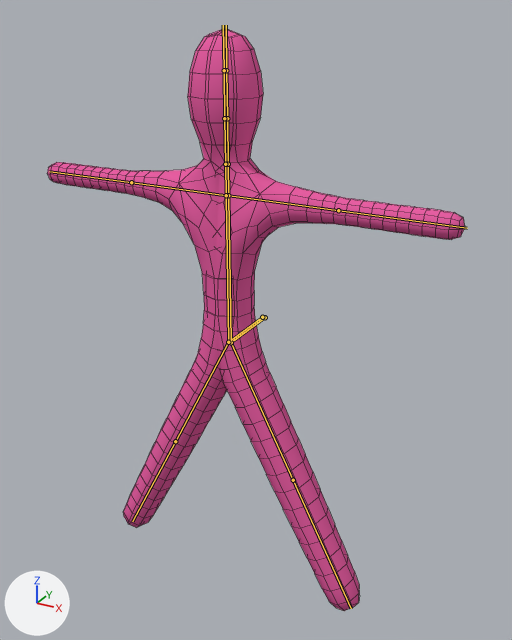
The Blender file models/stick2.blend: old version first, new version second.
Both versions are drawn from a 50 mm lens placed at (4.61, -7.62, 3.21), pointed at (0.2, 0.38, -0.79). Lighting does not change. The marker at lower left points along +X, +Y and +Z. The bones that bend it are drawn over the model as lines. Mesh edges are drawn as thin lines.
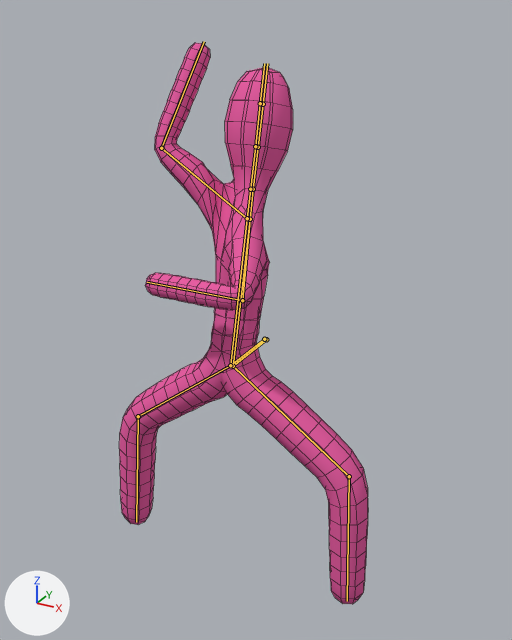
The newer file adds an action. The first version stands in its rest pose; the second is drawn at frame 24 of the action 'gangnam style'.

Boxes [x1, y1, x2, y2] around the edits, measured in the pictures (512 x 640 px):
'Cube', posed (40% narrower)
    before: [47, 29, 465, 611]
    after: [119, 43, 368, 604]
bone 'Bone', root to tip
    before: (265, 317) to (231, 342)
    after: (266, 339) to (233, 366)
bone 'Bone.00', root to tip
    before: (231, 342) to (228, 195)
    after: (233, 366) to (250, 219)
bone 'Bone.04', root to tip
    before: (228, 195) to (338, 210)
    after: (250, 219) to (242, 300)
bone 'Bone.02', root to tip
    before: (338, 210) to (467, 228)
    after: (242, 300) to (147, 282)
bone 'Bone.05', root to tip
    before: (231, 342) to (293, 480)
    after: (233, 366) to (349, 476)
bone 'Bone.03', root to tip
    before: (293, 480) to (351, 608)
    after: (349, 476) to (347, 601)
bone 'Bone.001', root to tip
    before: (262, 317) to (228, 342)
    after: (264, 339) to (230, 365)
bone 'Bone.09', root to tip
    before: (228, 342) to (226, 195)
    after: (230, 365) to (247, 218)
bone 'Bone.13', root to tip
    before: (226, 195) to (131, 182)
    after: (247, 218) to (161, 148)
bone 'Bone.11', root to tip
    before: (131, 182) to (49, 171)
    after: (161, 148) to (204, 41)
bone 'Bone.14', root to tip
    before: (228, 342) to (175, 441)
    after: (230, 365) to (138, 416)
bone 'Bone.12', root to tip
    before: (175, 441) to (132, 521)
    after: (138, 416) to (136, 522)

Edits to the bpy script that builds the scene:
```text
Change bone_bone:
    where bone_bone = bpy.data.objects['Armature'].pose.bones['Bone']
    bone_bone.location: (0.0, 0.0, 0.0) -> (-0.03, 0.0, -0.36)
Change bone_bone_00:
    where bone_bone_00 = bpy.data.objects['Armature'].pose.bones['Bone.00']  # child of 'Bone'
    bone_bone_00.rotation_quaternion: (1.0, 0.0, 0.0, 0.0) -> (0.993, -0.12, 0.0, 0.0)  # degrees (0, 0, 0) -> degrees (-14, 0, 0)
Change bone_bone_04:
    where bone_bone_04 = bpy.data.objects['Armature'].pose.bones['Bone.04']  # child of 'Bone.00'
    bone_bone_04.rotation_quaternion: (1.0, 0.0, 0.0, 0.0) -> (0.82, -0.264, 0.181, -0.489)  # degrees (0, 0, 0) -> degrees (-37, 2, -62)
Change bone_bone_02:
    where bone_bone_02 = bpy.data.objects['Armature'].pose.bones['Bone.02']  # child of 'Bone.04'
    bone_bone_02.rotation_quaternion: (1.0, 0.0, 0.0, 0.0) -> (0.487, 0.052, 0.214, -0.83)  # degrees (0, 0, 0) -> degrees (-19, 18, -122)
Change bone_bone_05:
    where bone_bone_05 = bpy.data.objects['Armature'].pose.bones['Bone.05']  # child of 'Bone'
    bone_bone_05.rotation_quaternion: (1.0, 0.0, 0.0, 0.0) -> (0.969, 0.112, 0.0, -0.219)  # degrees (0, 0, 0) -> degrees (13, 3, -25)
Change bone_bone_03:
    where bone_bone_03 = bpy.data.objects['Armature'].pose.bones['Bone.03']  # child of 'Bone.05'
    bone_bone_03.location: (0.0, 0.0, 0.0) -> (-0.1, 0.03, -0.05)
    bone_bone_03.rotation_quaternion: (1.0, 0.0, 0.0, 0.0) -> (0.894, -0.205, 0.0, 0.399)  # degrees (0, 0, 0) -> degrees (-22, 9, 46)
Change bone_bone_001:
    where bone_bone_001 = bpy.data.objects['Armature'].pose.bones['Bone.001']
    bone_bone_001.location: (0.0, 0.0, 0.0) -> (-0.03, 0.0, -0.36)
Change bone_bone_09:
    where bone_bone_09 = bpy.data.objects['Armature'].pose.bones['Bone.09']  # child of 'Bone.001'
    bone_bone_09.rotation_quaternion: (1.0, 0.0, 0.0, 0.0) -> (0.993, -0.12, 0.0, 0.0)  # degrees (0, 0, 0) -> degrees (-14, 0, 0)
Change bone_bone_13:
    where bone_bone_13 = bpy.data.objects['Armature'].pose.bones['Bone.13']  # child of 'Bone.09'
    bone_bone_13.rotation_quaternion: (1.0, 0.0, 0.0, 0.0) -> (0.641, 0.079, 0.692, 0.306)  # degrees (0, 0, 0) -> degrees (88, 58, 107)
Change bone_bone_11:
    where bone_bone_11 = bpy.data.objects['Armature'].pose.bones['Bone.11']  # child of 'Bone.13'
    bone_bone_11.rotation_quaternion: (1.0, 0.0, 0.0, 0.0) -> (0.788, 0.011, 0.108, 0.595)  # degrees (0, 0, 0) -> degrees (9, 9, 75)
Change bone_bone_14:
    where bone_bone_14 = bpy.data.objects['Armature'].pose.bones['Bone.14']  # child of 'Bone.001'
    bone_bone_14.rotation_quaternion: (1.0, 0.0, 0.0, 0.0) -> (0.978, 0.1, 0.0, 0.195)  # degrees (0, 0, 0) -> degrees (11, -2, 22)
Change bone_bone_12:
    where bone_bone_12 = bpy.data.objects['Armature'].pose.bones['Bone.12']  # child of 'Bone.14'
    bone_bone_12.rotation_quaternion: (1.0, 0.0, 0.0, 0.0) -> (0.918, -0.181, 0.0, -0.354)  # degrees (0, 0, 0) -> degrees (-20, -7, -41)
```
